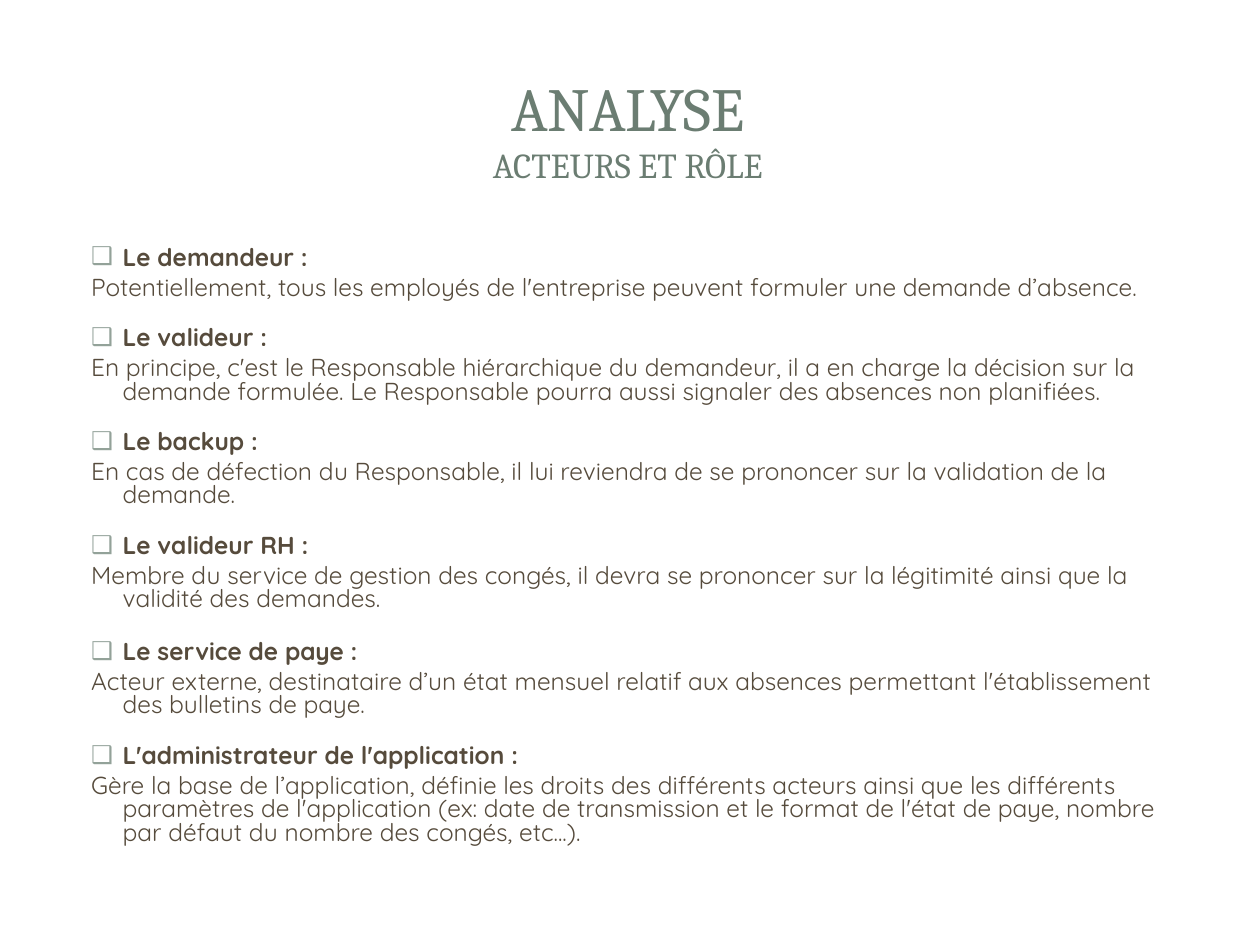
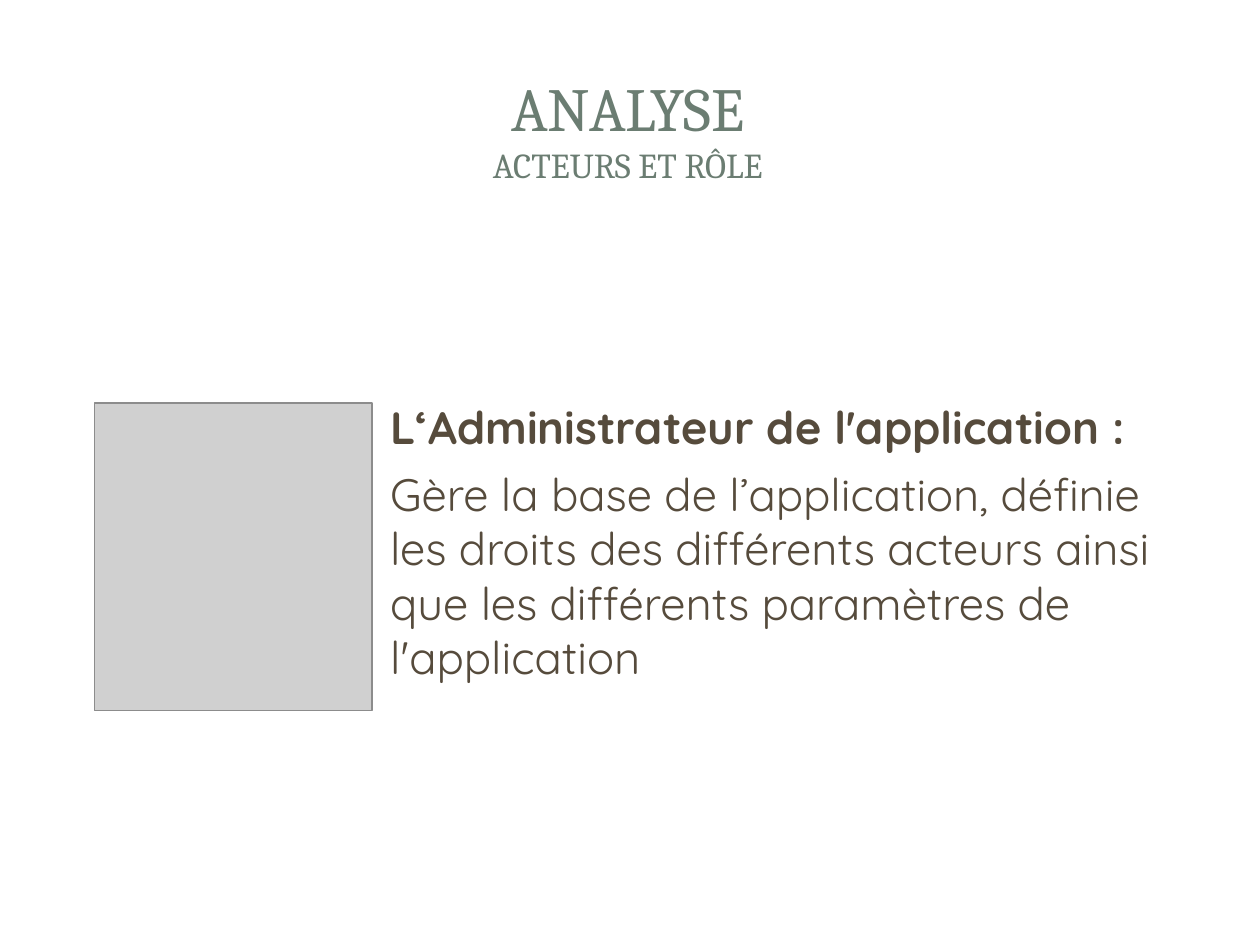
Before and after one commit to gestionsAbsences/gestionAbsences, a slide deck: slide 9 of Projet/Dossier/Fred/COURIOL_Fred_Présentation.ppt (slide 10 before the commit). Drawn at 1260x945 pixels with LibreOffice and Linux fonts; fonts in the diff are those of the drawing; grey boxes stand for pictures; background and template pictures are left out. Boxes give left, top, right and bottom in pixels: in the first picture for what was removed or moved away, otherwise in the second. Text is boxed around its words. In the diff, an @@ line names an element or a change of style, - is before the commit and + after.

```diff
--- a/Projet/Dossier/Fred/COURIOL_Fred_Présentation.ppt
+++ b/Projet/Dossier/Fred/COURIOL_Fred_Présentation.ppt
@@ text removed at <box>91,248,1154,846</box> @@
-❑ Le demandeur :
-Potentiellement, tous les employés de l'entreprise peuvent formuler une demande d’absence.
-❑ Le valideur :
-En principe, c'est le Responsable hiérarchique du demandeur, il a en charge la décision sur la demande formulée. Le Responsable pourra aussi signaler des absences non planifiées.
-❑ Le backup :
-En cas de défection du Responsable, il lui reviendra de se prononcer sur la validation de la demande.
-❑ Le valideur RH :
-Membre du service de gestion des congés, il devra se prononcer sur la légitimité ainsi que la validité des demandes.
-❑ Le service de paye :
-Acteur externe, destinataire d’un état mensuel relatif aux absences permettant l'établissement des bulletins de paye.
-❑ L'administrateur de l'application :
-Gère la base de l’application, définie les droits des différents acteurs ainsi que les différents paramètres de l'application (ex: date de transmission et le format de l'état de paye, nombre par défaut du nombre des congés, etc...).
@@ picture added at <box>94,403,372,711</box> @@
@@ text added at <box>390,410,1149,683</box>, 25.9 pt, text #564B3C @@
+L‘Administrateur de l'application :
+Gère la base de l’application, définie les droits des différents acteurs ainsi que les différents paramètres de l'application
```
Also in this commit, not shown: 3 other slides changed, 5 slides added, 10 slides removed, 3 other files.
